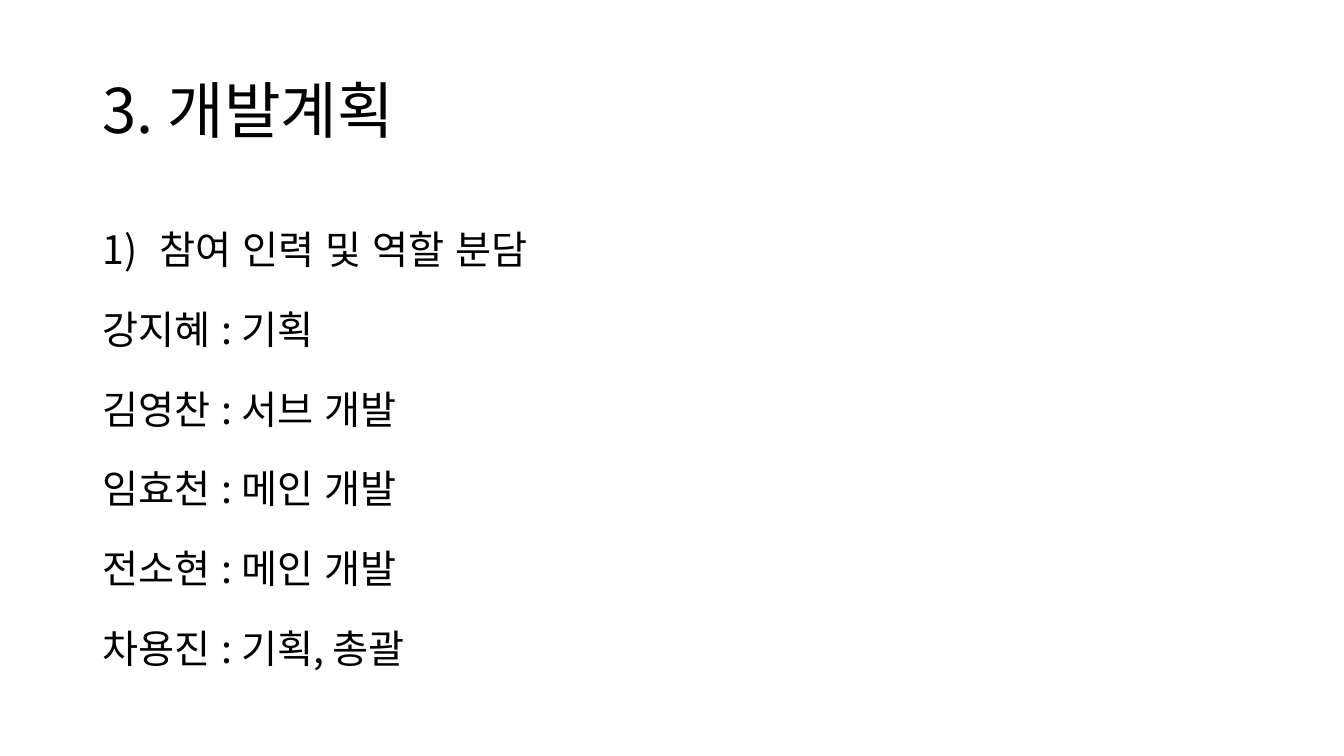
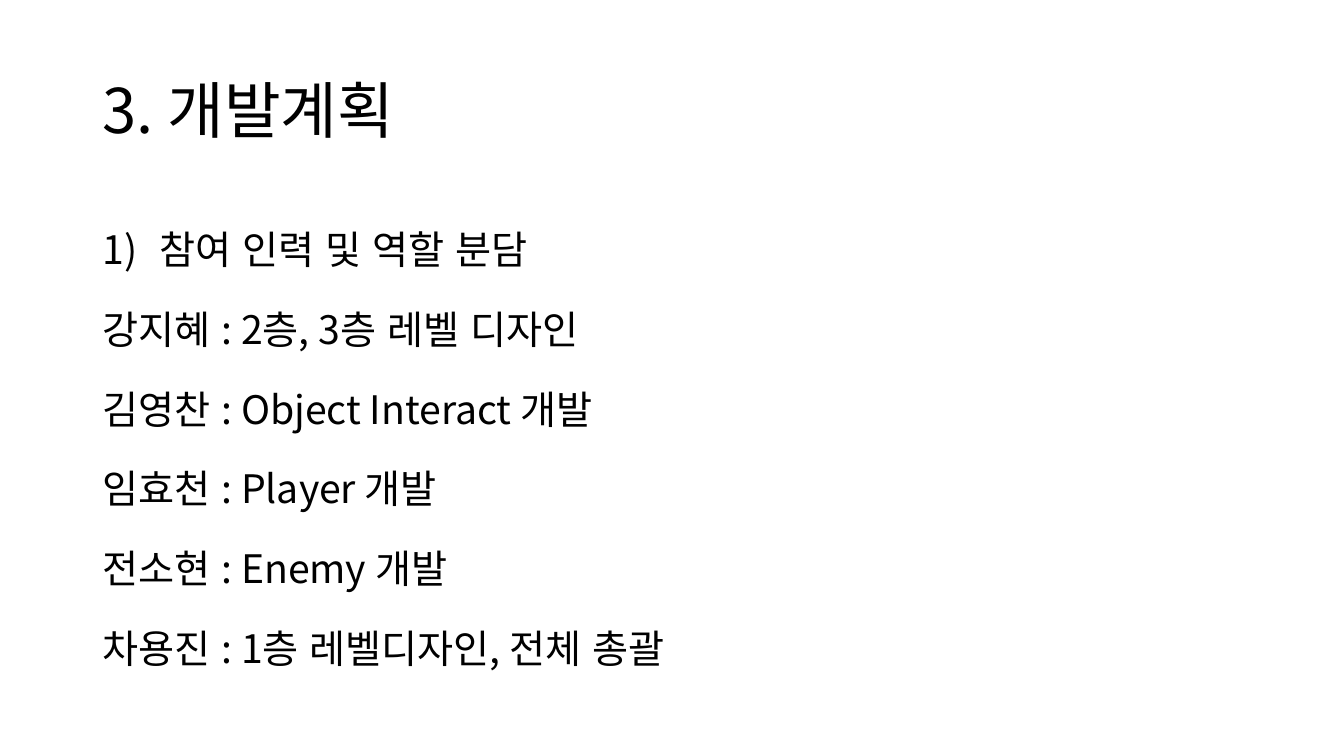
Before and after one commit to Mained606/SpaceShipLooting_VR, a slide deck: slide 9 of 진행/게임PPT/SpaceShip.pptx. Drawn at 1344x756 pixels with LibreOffice and Linux fonts; fonts in the diff are those of the drawing. Boxes give left, top, right and bottom in pixels: in the first picture for what was removed or moved away, otherwise in the second. Text is boxed around its words. In the diff, an @@ line names an element or a change of style, - is before the commit and + after.

```diff
--- a/진행/게임PPT/SpaceShip.pptx
+++ b/진행/게임PPT/SpaceShip.pptx
@@ text at bbox=[102, 311, 665, 670]: text changed @@
-강지혜 : 기획
-김영찬 : 서브 개발
-임효천 : 메인 개발
-전소현 : 메인 개발
-차용진 : 기획, 총괄
+강지혜 : 2층, 3층 레벨 디자인
+김영찬 : Object Interact 개발
+임효천 : Player 개발
+전소현 : Enemy 개발
+차용진 : 1층 레벨디자인, 전체 총괄
```
Also in this commit, not shown: 2 other slides changed, 47 other files.
